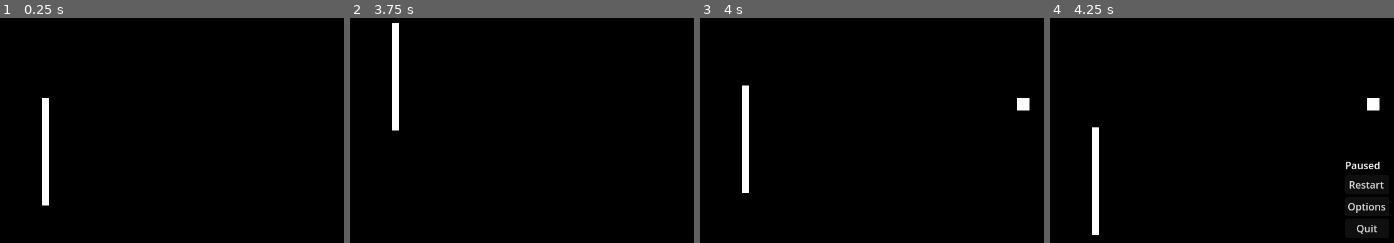
Above: before the commit, frames 1-4 (left to right).
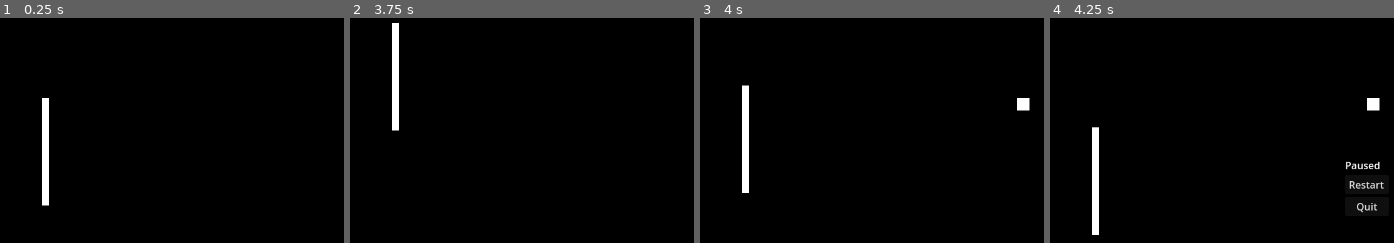
Above: after the commit, the same moments.

Repository: bridgetowngamestudios/pong
Game: Godot game, scene res://World.tscn
Two runs of this game, one before a commit and one after it. Both use one fixed random seed, a clock stepped at 60 frames per second and the inputs below.
Inputs:
- Up to frame 1 (0.25 s): no input
- Up to frame 2 (3.75 s): hold W (ui_up) 0.53-1.28 s; hold S (ui_down) 1.28-2.03 s; hold W (ui_up) 2.03-3.53 s; hold S (ui_down) from 3.53 s (still down)
- Up to frame 3 (4 s): keep holding S (ui_down)
- Up to frame 4 (4.25 s): keep holding S (ui_down); tap Escape (Pause) at 4.15 s
The pictures show only the part of the screen within x 12-62%, y 10-60%; the shares and areas given below are measured in that part.

Frames 1-3 are identical in both runs. In frame 4, 0.4% of the frame differs, in the area x 86-98%, y 82-97%.

Commit message:
Remove options button

Diff:
--- a/World.gd
+++ b/World.gd
@@ -48,8 +48,5 @@
 	$Ball.reset_ball()
 	$Countdown.start()
 
-func _on_options_button_pressed():
-	print("Options")
-
 func _on_quit_button_pressed():
 	get_tree().quit()
--- a/World.tscn
+++ b/World.tscn
@@ -153,10 +153,6 @@
 layout_mode = 2
 text = "Restart"
 
-[node name="OptionsButton" type="Button" parent="PauseMenu"]
-layout_mode = 2
-text = "Options"
-
 [node name="QuitButton" type="Button" parent="PauseMenu"]
 layout_mode = 2
 text = "Quit"
@@ -165,5 +161,4 @@
 [connection signal="body_entered" from="RightOut" to="." method="_on_Right_body_entered"]
 [connection signal="timeout" from="Countdown" to="." method="_on_Countdown_timeout"]
 [connection signal="pressed" from="PauseMenu/RestartButton" to="." method="_on_restart_button_pressed"]
-[connection signal="pressed" from="PauseMenu/OptionsButton" to="." method="_on_options_button_pressed"]
 [connection signal="pressed" from="PauseMenu/QuitButton" to="." method="_on_quit_button_pressed"]
